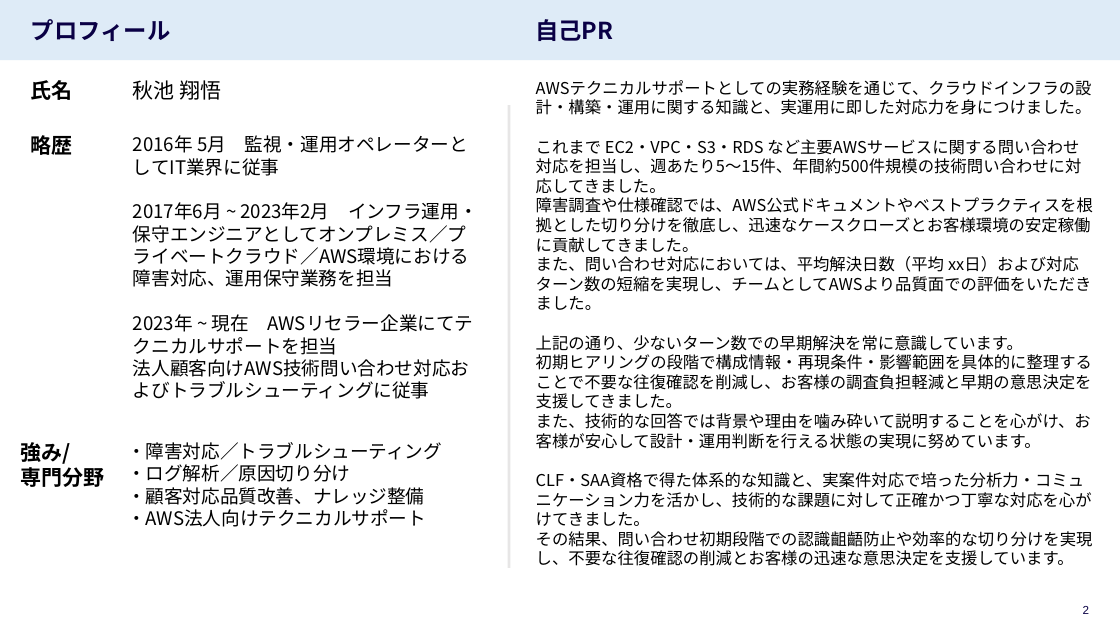
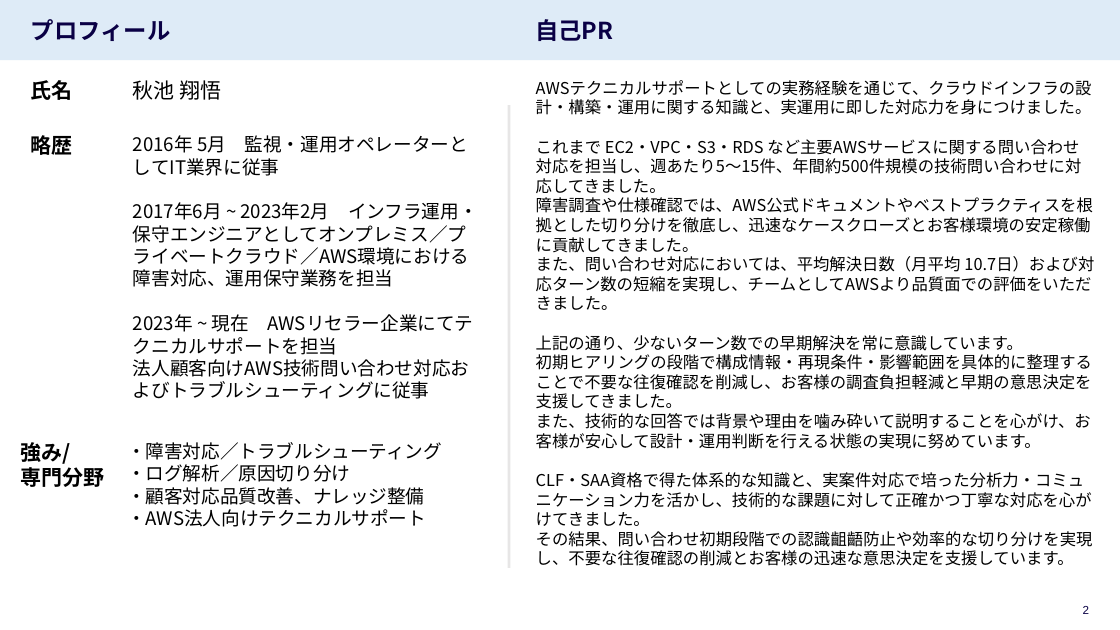
Before and after one commit to ShohgoAkiike/aws-support-portfolio, a slide deck: slide 2 of ポートフォリオ_秋池.pptx. Drawn at 1120x630 pixels with LibreOffice and Linux fonts; fonts in the diff are those of the drawing. Boxes give left, top, right and bottom in pixels: in the first picture for what was removed or moved away, otherwise in the second. Text is boxed around its words. In the diff, an @@ line names an element or a change of style, - is before the commit and + after.

```diff
--- a/ポートフォリオ_秋池.pptx
+++ b/ポートフォリオ_秋池.pptx
@@ text at bbox=[536, 256, 1094, 310]: text changed @@
-また、問い合わせ対応においては、平均解決日数（平均 xx日）および対応ターン数の短縮を実現し、チームとしてAWSより品質面での評価をいただきました。
+また、問い合わせ対応においては、平均解決日数（月平均 10.7日）および対応ターン数の短縮を実現し、チームとしてAWSより品質面での評価をいただきました。
```
